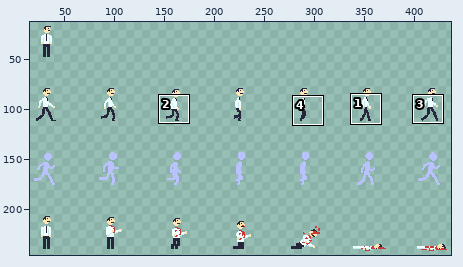
Sprite sheet -- assets/officeSheet.png. The picture above shows the old version from afar; the outline marks the close-up.
Close-up. Before the commit:
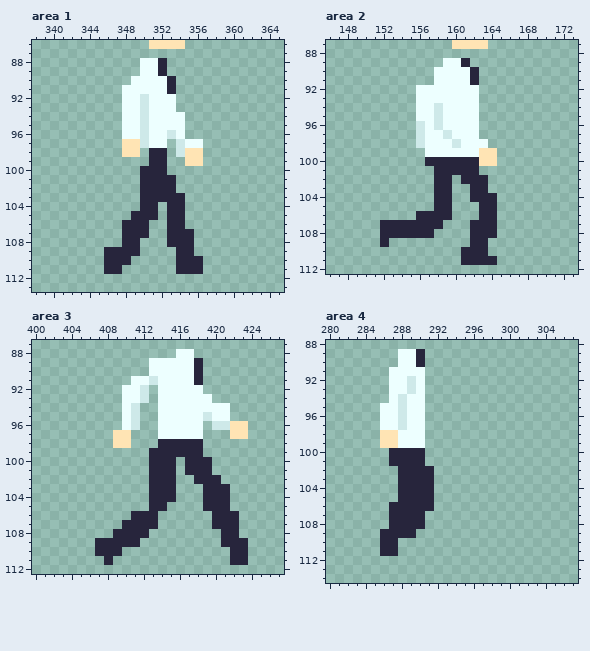
The file is 448x256 pixels. Shown: area 1: x 338..365, y 86..113; area 2: x 146..173, y 87..112; area 3: x 400..427, y 87..112; area 4: x 280..307, y 88..114. The wide view leaves out empty margins. The commit also changed other parts of the picture, which this record leaves out.
New version:
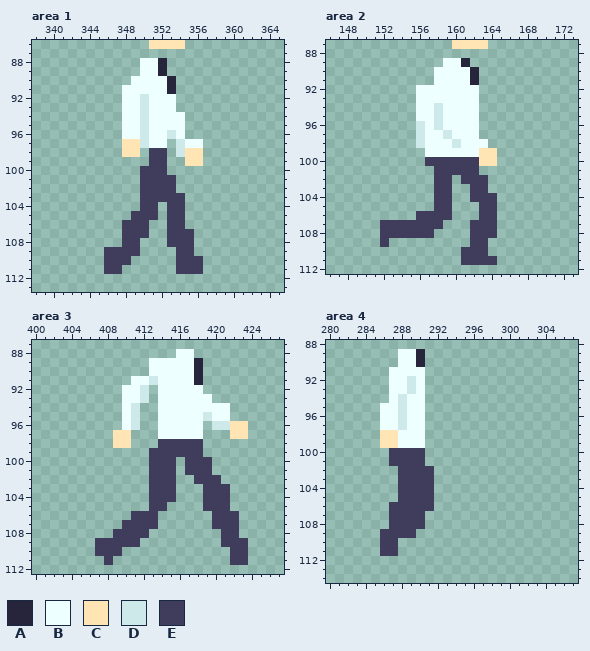
Palette (. is transparent): A #27253c  B #edffff  C #ffe4b4  D #cee9e9  E #3f3c5c
What changed:
Area 1:
y 98..99: x 351..352 AA -> EE
y 100: x 350..352 AAA -> EEE
y 101..102: x 350..353 AAAA -> EEEE
y 103: x 350..354 AAAAA -> EEEEE
y 104: x 350..351 AA -> EE; x 353..354 AA -> EE
y 105: x 349..351 AAA -> EEE; x 353..354 AA -> EE
y 106: x 348..350 AAA -> EEE; x 353..354 AA -> EE
y 107: x 348..350 AAA -> EEE; x 353..355 AAA -> EEE
y 108: x 348..349 AA -> EE; x 353..355 AAA -> EEE
y 109: x 346..349 AAAA -> EEEE; x 354..355 AA -> EE
y 110: x 346..348 AAA -> EEE; x 354..356 AAA -> EEE
y 111: x 346..347 AA -> EE; x 354..356 AAA -> EEE
Area 2:
y 100: x 157..162 AAAAAA -> EEEEEE
y 101: x 158..162 AAAAA -> EEEEE
y 102: x 158..159 AA -> EE; x 161..163 AAA -> EEE
y 103: x 158..159 AA -> EE; x 162..163 AA -> EE
y 104: x 158..159 AA -> EE; x 162..164 AAA -> EEE
y 105: x 158..159 AA -> EE; x 163..164 AA -> EE
y 106: x 156..159 AAAA -> EEEE; x 163..164 AA -> EE
y 107: x 152..158 AAAAAAA -> EEEEEEE; x 162..164 AAA -> EEE
y 108: x 152..157 AAAAAA -> EEEEEE; x 162..164 AAA -> EEE
y 109: x 152 A -> E; x 162..163 AA -> EE
y 110: x 161..163 AAA -> EEE
y 111: x 161..164 AAAA -> EEEE
Area 3:
y 98: x 414..418 AAAAA -> EEEEE
y 99: x 413..418 AAAAAA -> EEEEEE
y 100..101: x 413..415 AAA -> EEE; x 417..419 AAA -> EEE
y 102: x 413..415 AAA -> EEE; x 418..420 AAA -> EEE
y 103..104: x 413..415 AAA -> EEE; x 419..421 AAA -> EEE
y 105: x 413..414 AA -> EE; x 419..421 AAA -> EEE
y 106: x 411..413 AAA -> EEE; x 420..422 AAA -> EEE
y 107: x 410..413 AAAA -> EEEE; x 420..422 AAA -> EEE
y 108: x 409..412 AAAA -> EEEE; x 421..422 AA -> EE
y 109: x 407..411 AAAAA -> EEEEE; x 421..423 AAA -> EEE
y 110: x 407..409 AAA -> EEE; x 422..423 AA -> EE
y 111: x 408 A -> E; x 422..423 AA -> EE
Area 4:
y 100..101: x 287..290 AAAA -> EEEE
y 102..105: x 288..291 AAAA -> EEEE
y 106: x 287..291 AAAAA -> EEEEE
y 107..108: x 287..290 AAAA -> EEEE
y 109: x 286..289 AAAA -> EEEE
y 110..111: x 286..287 AA -> EE
Pixel boxes of the changes (left, top, right, bottom) in both close-ups:
changed: (104, 148, 203, 274)
changed: (380, 157, 497, 265)
changed: (95, 439, 248, 565)
changed: (380, 448, 434, 556)
